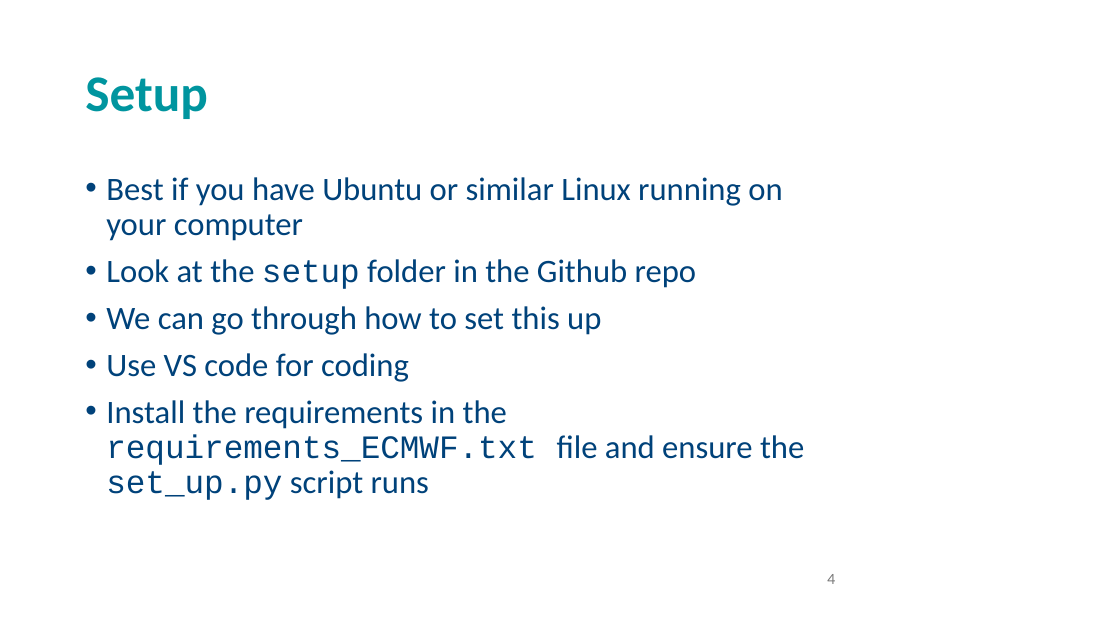
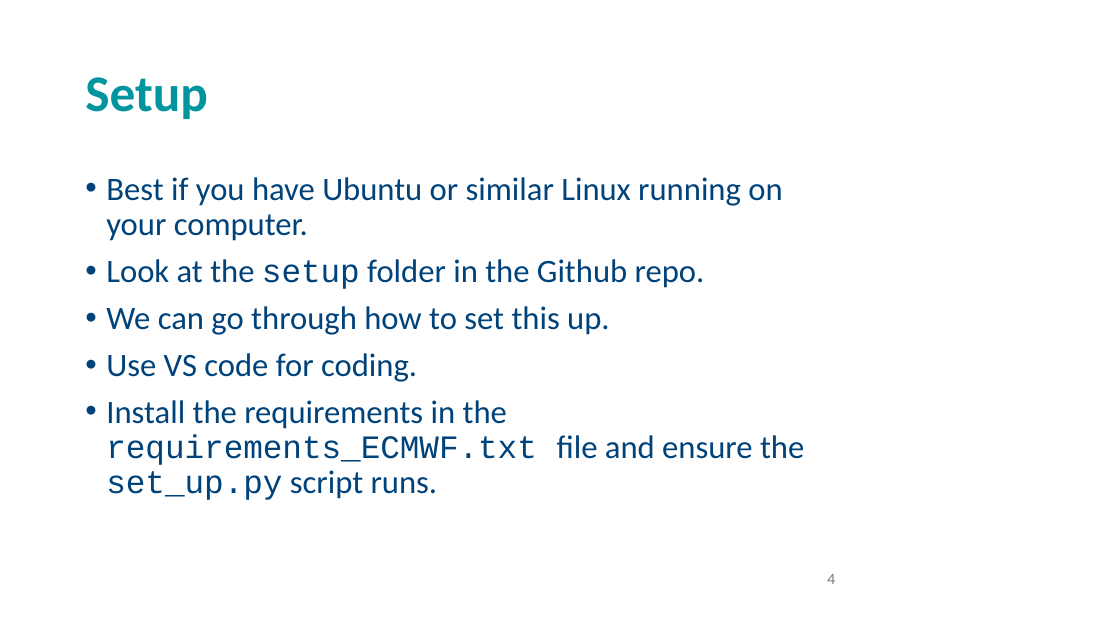
Before and after one commit to andrewcparnell/STAT41130, a slide deck: slide 4 of slides/day 1/D1C1_LR_NNs.pptx. Drawn at 1120x630 pixels with LibreOffice and Linux fonts; fonts in the diff are those of the drawing; background and template pictures are left out. Boxes give left, top, right and bottom in pixels: in the first picture for what was removed or moved away, otherwise in the second. Text is boxed around its words. In the diff, an @@ line names an element or a change of style, - is before the commit and + after.

```diff
--- a/slides/day 1/D1C1_LR_NNs.pptx
+++ b/slides/day 1/D1C1_LR_NNs.pptx
@@ text at (106,177,804,500): text changed @@
-• Best if you have Ubuntu or similar Linux running on your computer
-• Look at the setup folder in the Github repo
-• We can go through how to set this up
-• Use VS code for coding
-• Install the requirements in the requirements_ECMWF.txt file and ensure the set_up.py script runs
+• Best if you have Ubuntu or similar Linux running on your computer.
+• Look at the setup folder in the Github repo.
+• We can go through how to set this up.
+• Use VS code for coding.
+• Install the requirements in the requirements_ECMWF.txt file and ensure the set_up.py script runs.
```
Also in this commit, not shown: 9 other slides changed, 1 slide added, 1 other file.
